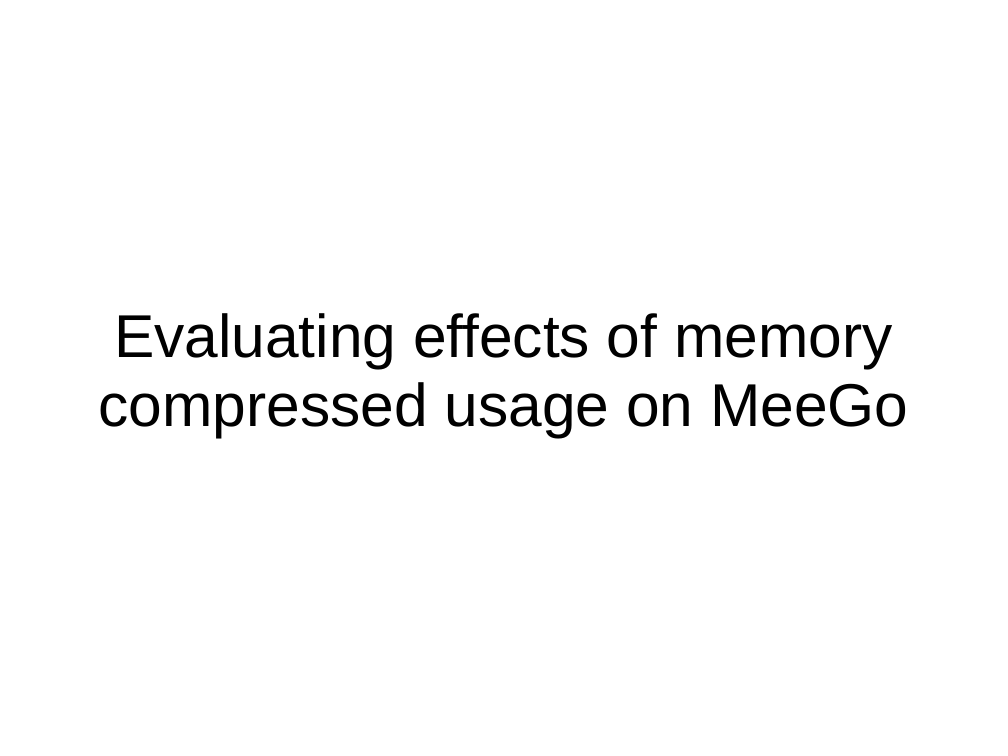
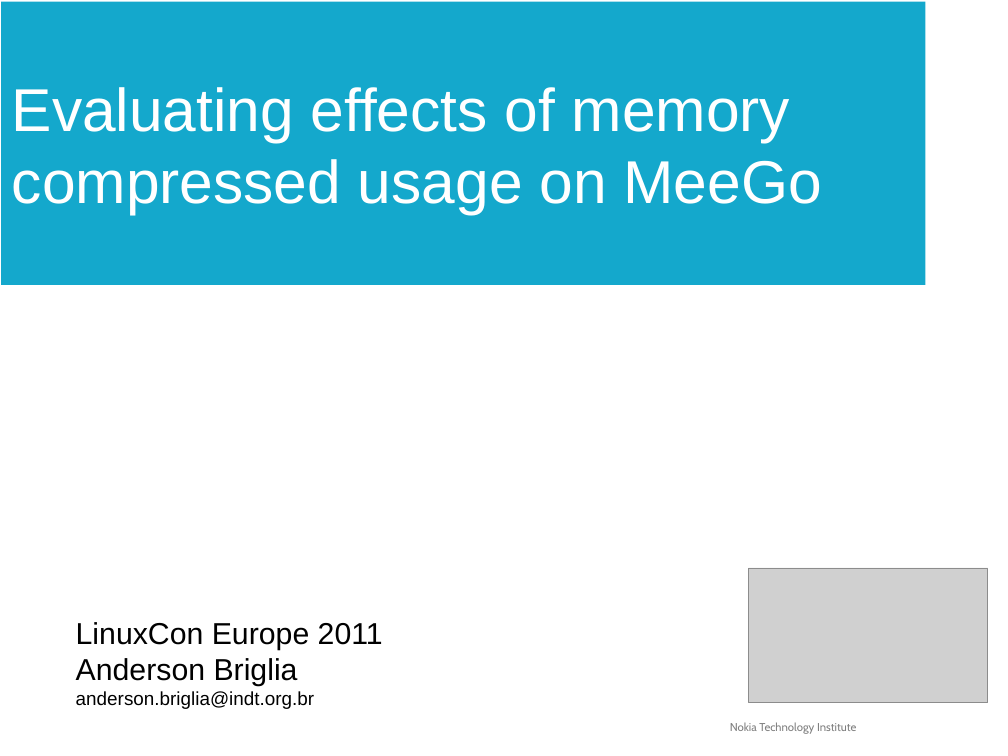
Before and after one commit to briglia/LinuxCon2011, a slide deck: slide 1 of linuxcon2011.odp. Drawn at 1008x756 pixels with LibreOffice and Linux fonts; fonts in the diff are those of the drawing; grey boxes stand for pictures; background and template pictures are left out. Boxes give left, top, right and bottom in pixels: in the first picture for what was removed or moved away, otherwise in the second. Text is boxed around its words. In the diff, an @@ line names an element or a change of style, - is before the commit and + after.

```diff
--- a/linuxcon2011.odp
+++ b/linuxcon2011.odp
@@ rectangle "Evaluating effects of memory compressed ..." resized from (x1=98, y1=313, x2=908, y2=437) to (x1=1, y1=2, x2=925, y2=285) @@
@@ rectangle "Evaluating effects of memory compressed ..." at (x1=1, y1=2, x2=925, y2=285): text colour #000000 to #FFFFFF; alignment centre to left; line spacing 0.95 to 1; vertical alignment top to middle; fill none to #14A8CC @@
@@ picture added at (x1=749, y1=568, x2=988, y2=703) @@
@@ text added at (x1=76, y1=622, x2=383, y2=709), 24 pt, text #000000 @@
+LinuxCon Europe 2011
+Anderson Briglia
+anderson.briglia@indt.org.br
@@ text added at (x1=730, y1=722, x2=856, y2=734), 9 pt, text #7F7F7F @@
+Nokia Technology Institute
```
Also in this commit, not shown: 30 other slides changed, 1 slide added.
